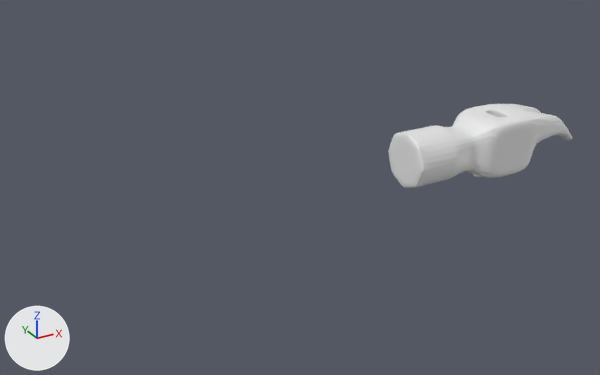
An edit to the Blender file 锤子.blend, drawn before and after from the same camera.
Camera for both pictures: a camera (50 mm lens) standing at (-18.33, -19.83, 9.78) and looking at (-7.13, 0.52, -0.39). Every picture has the same lights, and +X, +Y and +Z are marked at lower left.

Names of what the first picture shows: '立方体'.
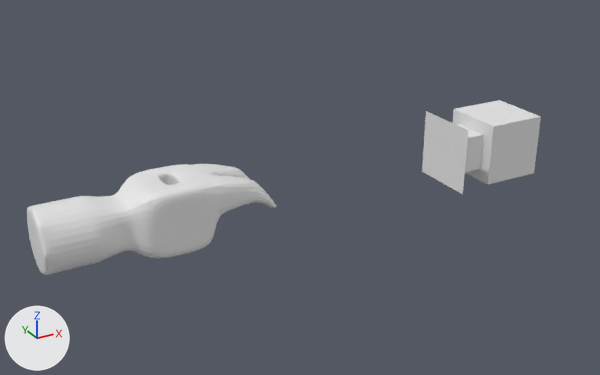
The change, as a diff of the scene's bpy script:
```diff
--- a/锤子.blend.py
+++ b/锤子.blend.py
@@ me_立方体_003 @@
+me_立方体_003.from_pydata(...)  # 50 vertices, 48 faces; spans x -2.09..1.0, y -1.08..1.08, z -1.08..1.08
@@ ob_立方体 @@
-ob_立方体 = bpy.data.objects.new('立方体', me_立方体_001)
+ob_立方体 = bpy.data.objects.new('立方体', me_立方体_003)
 ob_立方体.location = (0.0, 0.0, 0.0)
-_m = ob_立方体.modifiers.new('细分', 'SUBSURF')
-_m.levels = 4
@@ ob_锤子01 @@
+ob_锤子01 = bpy.data.objects.new('锤子01', me_立方体_001)
+ob_锤子01.location = (-11.46, 0.0, 0.0)
+_m = ob_锤子01.modifiers.new('细分', 'SUBSURF')
+_m.levels = 4
```

What differs and where, as boxes (x1, y1, x2, y2) in the pictures (600 x 375 px):
'锤子01', added
    after: (27, 164, 276, 275)
'立方体', reshaped, modifiers changed (35% narrower, 12% taller)
    before: (388, 104, 573, 188)
    after: (422, 100, 541, 194)
